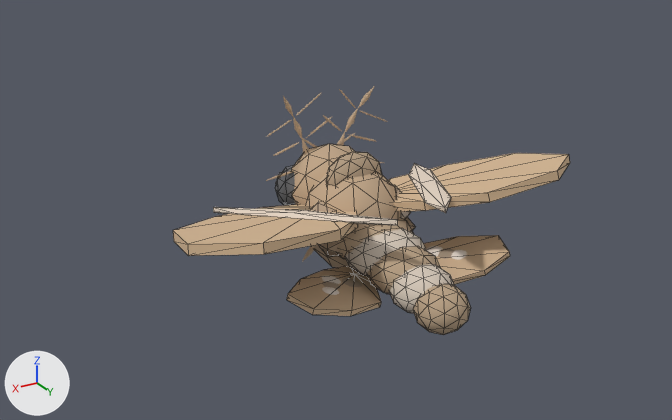
The glTF model web-forest/public/model/species/attacus-lorquinii.glb, before and after one commit.
Rendered twice from a 50 mm camera at (1.111, 1.772, 1.282) aimed at (0.081, 0.056, 0.425). Lighting does not change. The marker at lower left points along +X, +Y and +Z. The first picture is the older version. Mesh edges are drawn as thin lines on the coarser meshes. Where no turn or scale is listed for an object, it has been applied to the vertices. Vertices at exactly the same position are counted once.

Objects in the first picture: 'abdomen0', 'abdomen1', 'abdomen2', 'abdomen3', 'abdomen4', 'crest0', 'head', 'thorax', 'wing-lo-l', 'wing-lo-r', 'wing-up-l', 'wing-up-r' and 19 more.
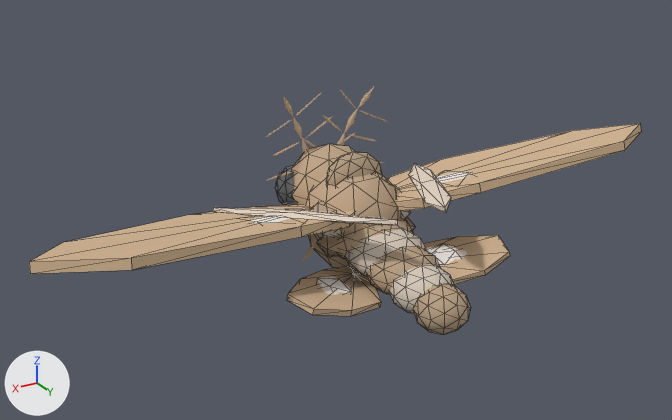
Diff of the bpy script that builds the scene:
```diff
--- a/web-forest/public/model/species/attacus-lorquinii.glb.py
+++ b/web-forest/public/model/species/attacus-lorquinii.glb.py
@@ me_mesh_12 @@
 # used by ob_wing_up_l; location = (0.066, -0.018, 0.392)
-me_mesh_12.from_pydata(...)  # 32 vertices, 56 faces; spans x -0.052..0.442, y -0.143..0.309, z -0.025..0.115
+me_mesh_12.from_pydata(...)  # 44 vertices, 76 faces; spans x -0.058..0.737, y -0.143..0.3, z -0.024..0.131
+# me_mesh_12 part 1
+# 18 vertices are removed from x -0.052..0.442, y -0.094..0.309, z -0.025..0.115
+# 36 faces are deleted
+# 30 vertices are added at x -0.058..0.737, y -0.117..0.274, z -0.024..0.131
+# 56 new faces join them
 me_mesh_12.materials.append(mat_flat)
@@ me_mesh_13 @@
 # used by ob_wing_up_r; location = (-0.066, -0.018, 0.392)
-me_mesh_13.from_pydata(...)  # 32 vertices, 56 faces; spans x -0.442..0.052, y -0.143..0.309, z -0.025..0.115
+me_mesh_13.from_pydata(...)  # 44 vertices, 76 faces; spans x -0.737..0.058, y -0.143..0.3, z -0.024..0.131
+# me_mesh_13 part 2
+# 18 vertices are removed from x -0.442..0.052, y -0.094..0.309, z -0.025..0.115
+# 36 faces are deleted
+# 30 vertices are added at x -0.737..0.058, y -0.117..0.274, z -0.024..0.131
+# 56 new faces join them
 me_mesh_13.materials.append(mat_flat)
@@ me_mesh_14 @@
 # used by ob_wing_lo_l; parent = ob_wing_lo_l_j; location = (0.0, 0.0, 0.0); rotation_euler = (0.0, -0.0918, 0.0), in degrees (0, -5.3, 0)
-me_mesh_14.from_pydata(...)  # 20 vertices, 36 faces; spans x -0.027..0.278, y -0.076..0.106, z -0.007..0.007
+me_mesh_14.from_pydata(...)  # 32 vertices, 56 faces; spans x -0.027..0.278, y -0.076..0.106, z -0.014..0.014
+# me_mesh_14 part 3: a new loose piece, an icosphere of 20 faces spanning x 0.078..0.169, y -0.049..0.036, z -0.014..0.014, in mat_flat
 me_mesh_14.materials.append(mat_flat)
@@ me_mesh_15 @@
 # used by ob_wing_lo_r; parent = ob_wing_lo_r_j; location = (0.0, 0.0, 0.0); rotation_euler = (0.0, 0.0918, 0.0), in degrees (0, 5.3, 0)
-me_mesh_15.from_pydata(...)  # 20 vertices, 36 faces; spans x -0.278..0.027, y -0.076..0.106, z -0.007..0.007
+me_mesh_15.from_pydata(...)  # 32 vertices, 56 faces; spans x -0.278..0.027, y -0.076..0.106, z -0.014..0.014
+# me_mesh_15 part 4: a new loose piece, an icosphere of 20 faces spanning x -0.169..-0.078, y -0.049..0.036, z -0.014..0.014, in mat_flat
 me_mesh_15.materials.append(mat_flat)
```

Boxes (x1, y1, x2, y2) around the edits, measured in the pictures (672 x 420 px):
'wing-up-l', reshaped (64% wider, 35% taller): before (173, 205, 397, 256); after (29, 205, 397, 274)
'wing-up-r', reshaped (39% wider, 48% taller): before (388, 153, 570, 213); after (387, 124, 641, 213)
part 1 of me_mesh_12, built on: before (173, 205, 358, 256); after (29, 205, 355, 274)
part 2 of me_mesh_13, reshaped: before (388, 153, 570, 212); after (387, 124, 641, 211)
part 3 of me_mesh_14, added: after (317, 278, 351, 293)
part 4 of me_mesh_15, added: after (431, 244, 459, 265)
